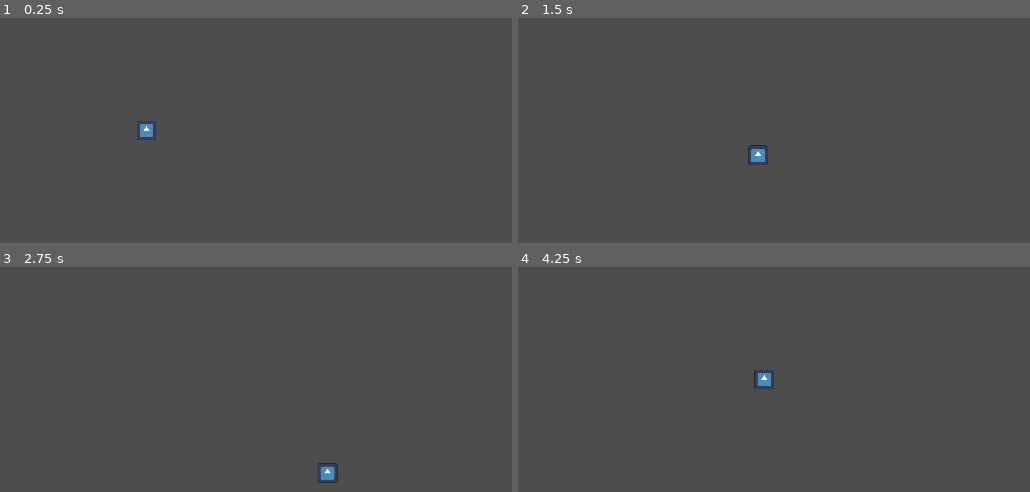
Above: before the commit, frames 1-4 (two rows, left to right).
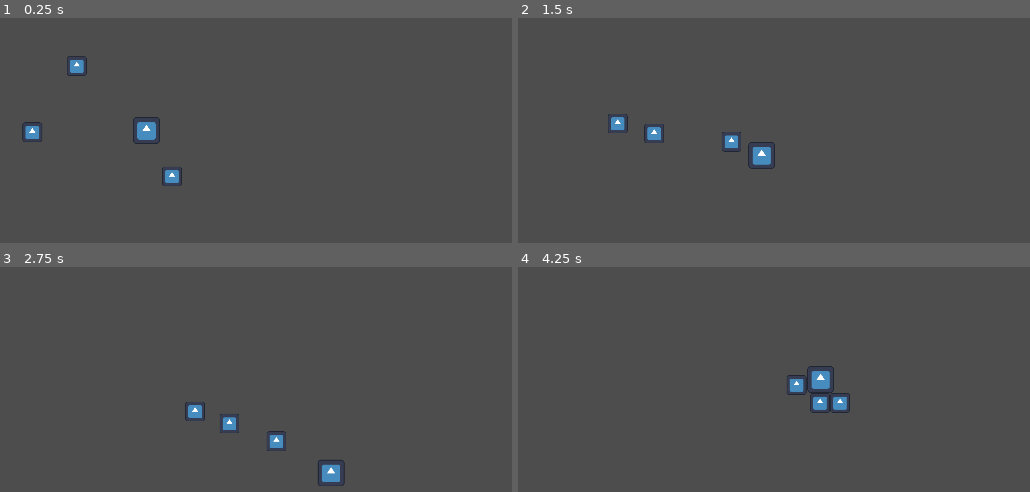
Above: after the commit, the same moments.

Repository: Shinigami92/ore-seeker
Game: Godot game, scene res://world.tscn
Two runs of this game, one before a commit and one after it. Both use one fixed random seed, a clock stepped at 60 frames per second and the inputs below. The project has no main scene, so this scene is started directly. The engine's default icon, where the game draws it, is replaced by a stand-in: a white triangle on a blue panel in a dark square.
Inputs:
- Up to frame 1 (0.25 s): no input
- Up to frame 2 (1.5 s): hold D (move_right) 0.53-1.28 s; hold S (move_down) from 1.28 s (still down)
- Up to frame 3 (2.75 s): release S (move_down) at 2.03 s; hold D (move_right) from 2.03 s (still down)
- Up to frame 4 (4.25 s): release D (move_right) at 2.78 s; hold W (move_up) 2.78-3.53 s; hold A (move_left) from 3.53 s (still down)

The runs differ from the first frame. In frame 1, 0.9% of the frame differs, in the area x 4-36%, y 16-75%; in frame 2, 0.9%; in frame 3, 0.9%; in frame 4, 1.2%, in the area x 46-65%, y 44-65%.

Commit message:
Basic enemies with navigation

Diff:
--- /dev/null
+++ b/enemy.gd
@@ -0,0 +1,33 @@
+extends CharacterBody2D
+
+@export var movement_speed: float = 200.0
+
+@onready var navigation_agent: NavigationAgent2D = $NavigationAgent2D
+@onready var player: CharacterBody2D = %Player
+
+var start_navigating: bool = false
+
+func _ready():
+	navigation_agent.path_desired_distance = 4.0
+	navigation_agent.target_desired_distance = 4.0
+
+	call_deferred("actor_setup")
+
+func actor_setup():
+	await get_tree().physics_frame
+
+	start_navigating = true
+
+func _physics_process(delta):
+	if !start_navigating: return
+
+	var current_agent_position: Vector2 = global_position
+	navigation_agent.target_position = player.position
+	var next_path_position: Vector2 = navigation_agent.get_next_path_position()
+
+	var new_velocity: Vector2 = next_path_position - current_agent_position
+	new_velocity = new_velocity.normalized()
+	new_velocity = new_velocity * movement_speed
+
+	velocity = new_velocity
+	move_and_slide()
--- /dev/null
+++ b/enemy.tscn
@@ -0,0 +1,22 @@
+[gd_scene load_steps=5 format=3 uid="uid://qi2widkoej4c"]
+
+[ext_resource type="Script" path="res://enemy.gd" id="1_xs55b"]
+[ext_resource type="Texture2D" uid="uid://cu3vmrujgoav1" path="res://icon.svg" id="2_cl4dt"]
+
+[sub_resource type="CanvasItemMaterial" id="CanvasItemMaterial_7526e"]
+
+[sub_resource type="RectangleShape2D" id="RectangleShape2D_ldyd4"]
+size = Vector2(48, 48)
+
+[node name="Enemy" type="CharacterBody2D"]
+script = ExtResource("1_xs55b")
+
+[node name="Sprite2D" type="Sprite2D" parent="."]
+material = SubResource("CanvasItemMaterial_7526e")
+scale = Vector2(0.37, 0.37)
+texture = ExtResource("2_cl4dt")
+
+[node name="CollisionShape2D" type="CollisionShape2D" parent="."]
+shape = SubResource("RectangleShape2D_ldyd4")
+
+[node name="NavigationAgent2D" type="NavigationAgent2D" parent="."]
--- /dev/null
+++ b/player.tscn
@@ -0,0 +1,20 @@
+[gd_scene load_steps=5 format=3 uid="uid://ceys4vrcavapp"]
+
+[ext_resource type="Script" path="res://player.gd" id="1_x82fp"]
+[ext_resource type="Texture2D" uid="uid://cu3vmrujgoav1" path="res://icon.svg" id="2_bga4u"]
+
+[sub_resource type="CanvasItemMaterial" id="CanvasItemMaterial_n5mw3"]
+
+[sub_resource type="RectangleShape2D" id="RectangleShape2D_jut0o"]
+size = Vector2(64, 64)
+
+[node name="Player" type="CharacterBody2D"]
+script = ExtResource("1_x82fp")
+
+[node name="Sprite2D" type="Sprite2D" parent="."]
+material = SubResource("CanvasItemMaterial_n5mw3")
+scale = Vector2(0.5, 0.5)
+texture = ExtResource("2_bga4u")
+
+[node name="CollisionShape2D" type="CollisionShape2D" parent="."]
+shape = SubResource("RectangleShape2D_jut0o")
--- a/world.tscn
+++ b/world.tscn
@@ -1,23 +1,28 @@
-[gd_scene load_steps=5 format=3 uid="uid://brr557s2lfy5s"]
+[gd_scene load_steps=4 format=3 uid="uid://brr557s2lfy5s"]
 
-[ext_resource type="Script" path="res://player.gd" id="1_v11vl"]
-[ext_resource type="Texture2D" uid="uid://cu3vmrujgoav1" path="res://icon.svg" id="2_rswin"]
+[ext_resource type="PackedScene" uid="uid://ceys4vrcavapp" path="res://player.tscn" id="1_gtarq"]
+[ext_resource type="PackedScene" uid="uid://qi2widkoej4c" path="res://enemy.tscn" id="3_60omp"]
 
-[sub_resource type="CanvasItemMaterial" id="CanvasItemMaterial_n5mw3"]
-
-[sub_resource type="RectangleShape2D" id="RectangleShape2D_jut0o"]
+[sub_resource type="NavigationPolygon" id="NavigationPolygon_5xfb5"]
+vertices = PackedVector2Array(840, 523, 1067, 146, 1112, 505, 1487, 306, 1688, 723, 1179, 680, 980, 996, 758, 754, 405, 787, 491, 289, 829, 222)
+polygons = Array[PackedInt32Array]([PackedInt32Array(0, 1, 2), PackedInt32Array(3, 4, 5, 2), PackedInt32Array(5, 6, 7, 0, 2), PackedInt32Array(7, 8, 9, 10, 0)])
+outlines = Array[PackedVector2Array]([PackedVector2Array(491, 289, 405, 787, 758, 754, 980, 996, 1179, 680, 1688, 723, 1487, 306, 1112, 505, 1067, 146, 840, 523, 829, 222)])
 
 [node name="Node2D" type="Node2D"]
 
-[node name="CharacterBody2D" type="CharacterBody2D" parent="."]
+[node name="NavigationRegion2D" type="NavigationRegion2D" parent="."]
+position = Vector2(1, 0)
+navigation_polygon = SubResource("NavigationPolygon_5xfb5")
+
+[node name="Player" parent="." instance=ExtResource("1_gtarq")]
+unique_name_in_owner = true
 position = Vector2(960, 540)
-scale = Vector2(2.5, 2.5)
-script = ExtResource("1_v11vl")
 
-[node name="Sprite2D" type="Sprite2D" parent="CharacterBody2D"]
-material = SubResource("CanvasItemMaterial_n5mw3")
-scale = Vector2(0.15, 0.15)
-texture = ExtResource("2_rswin")
+[node name="Enemy1" parent="." instance=ExtResource("3_60omp")]
+position = Vector2(639, 545)
 
-[node name="CollisionShape2D" type="CollisionShape2D" parent="CharacterBody2D"]
-shape = SubResource("RectangleShape2D_jut0o")
+[node name="Enemy2" parent="." instance=ExtResource("3_60omp")]
+position = Vector2(777, 341)
+
+[node name="Enemy3" parent="." instance=ExtResource("3_60omp")]
+position = Vector2(1044, 691)
